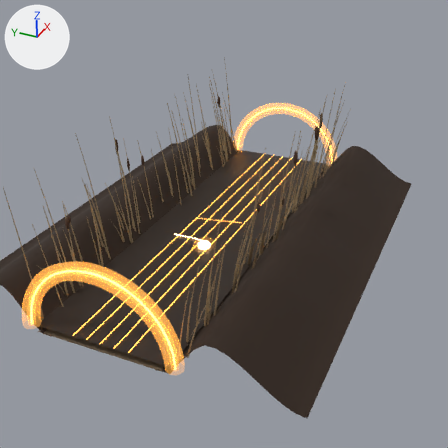
An edit to the Blender file assets-src/blender/streams/stream_segment.blend, drawn before and after from the same camera.
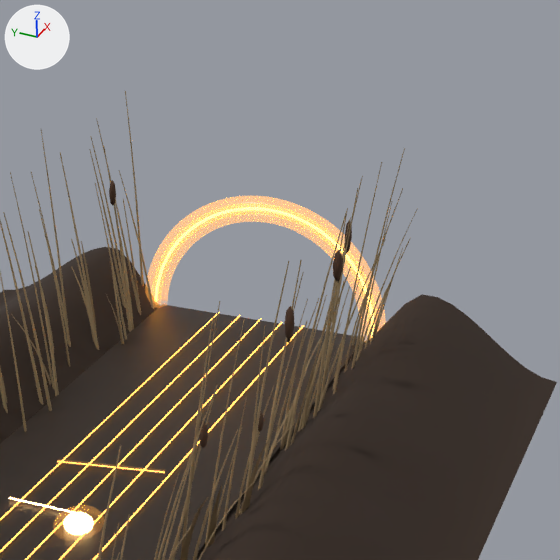
The first picture shows the older version from the file's camera 'Stream_PreviewCamera'. The close-ups show the older and then the newer version on the part from 38% to 92% of the width and 4% to 58% of the height of that picture. Only the edits that show in the close-ups are written down. The lights are fixed; the arrows at upper left show +X, +Y and +Z.

The scene before the commit, as lines of its bpy script (objects in view):
```python
me_stream_port_out_arch2 = bpy.data.meshes.new('Stream_Port_out_Arch2')
me_stream_port_out_arch2.from_pydata(...)  # 328 vertices, 320 faces; spans x -0.07..0.07, y -0.69..0.69, z 0.0..0.69
me_stream_port_out_arch2.polygons.foreach_set('use_smooth', [True] * 320)
me_stream_port_out_arch2.materials.append(mat_stream_porthalo)  # orange #ffb350, glowing orange #ffb350
me_stream_reedstalks_r = bpy.data.meshes.new('Stream_ReedStalks_R')
me_stream_reedstalks_r.from_pydata(...)  # 1060 vertices, 848 faces; spans x 0.06..3.89, y -0.91..-0.51, z 0.04..1.29
me_stream_reedstalks_r.polygons.foreach_set('use_smooth', [True] * 848)
me_stream_reedstalks_r.materials.append(mat_stream_reedstalk)  # brown #9a8460
ob_port_out_halo = bpy.data.objects.new('Port_out_Halo', None)
ob_port_out_halo.parent = ob_port_out
ob_port_out_halo.location = (0.0, 0.0, 0.0)
ob_stream_port_out_arch2 = bpy.data.objects.new('Stream_Port_out_Arch2', me_stream_port_out_arch2)
ob_stream_port_out_arch2.parent = ob_port_out_halo
ob_stream_port_out_arch2.location = (0.0, 0.0, 0.0)
ob_stream_reedstalks_r = bpy.data.objects.new('Stream_ReedStalks_R', me_stream_reedstalks_r)
ob_stream_reedstalks_r.parent = ob_reeds_r
ob_stream_reedstalks_r.location = (0.0, 0.0, 0.0)
# also in view: 'Stream_ReedStalks_L' at (2.02, 0.71, 0.65); 'Stream_BankR' at (2.0, -1.01, 0.19); 'Stream_ReedHeads_R' at (2.32, -0.71, 0.75); 'Stream_Water' at (2.0, 0.0, 0.07); 'Stream_BankL' at (2.0, 1.01, 0.2)
```
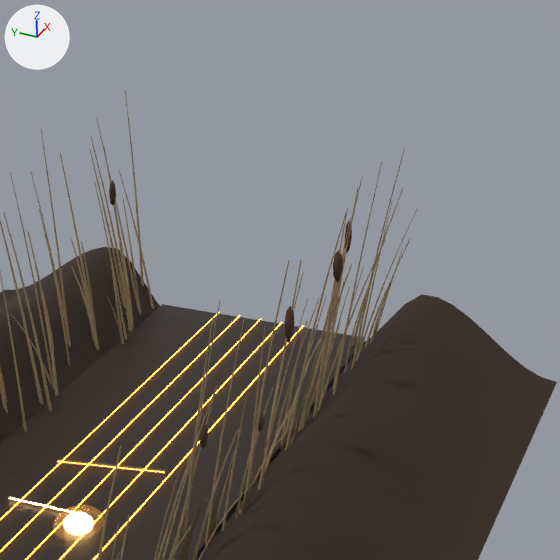
ob_port_out_halo is not drawn itself; it is the parent of ob_stream_port_out_arch0, ob_stream_port_out_arch1, ob_stream_port_out_arch2.

Changed parts and their boxes (x1, y1, x2, y2) in the close-ups (560 x 560 px):
'Stream_Port_out_Arch2', deleted
    before: (145, 196, 386, 342)

What changed in the scene script:
```text
Change ob_port_out_halo:
    ob_port_out_halo.scale: (1.0, 1.0, 1.0) -> (0.0, 0.0, 0.0)
Remove ob_stream_port_out_arch2:
    ob_stream_port_out_arch2 = bpy.data.objects.new('Stream_Port_out_Arch2', me_stream_port_out_arch2)
    ob_stream_port_out_arch2.parent = ob_port_out_halo
    ob_stream_port_out_arch2.location = (0.0, 0.0, 0.0)
```
